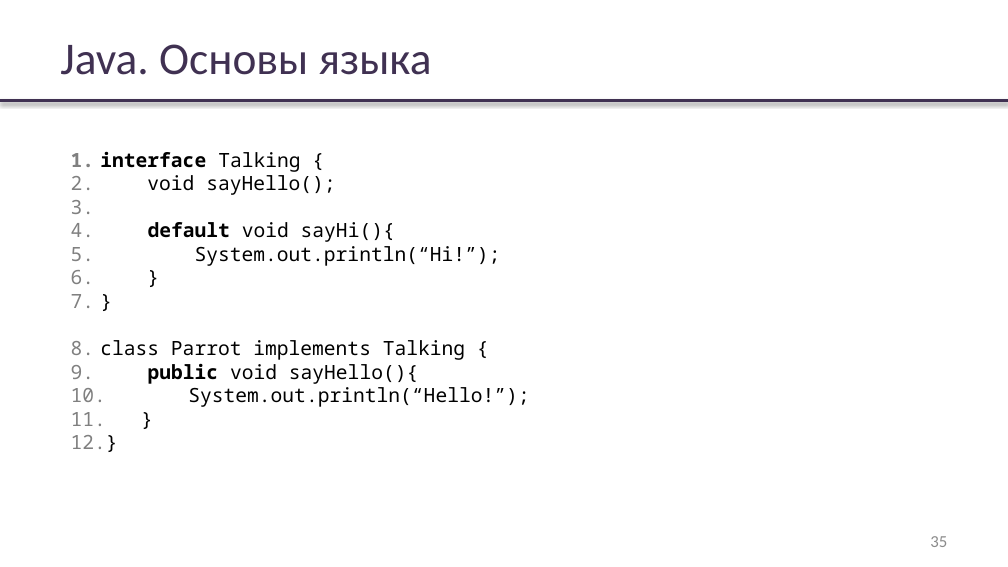
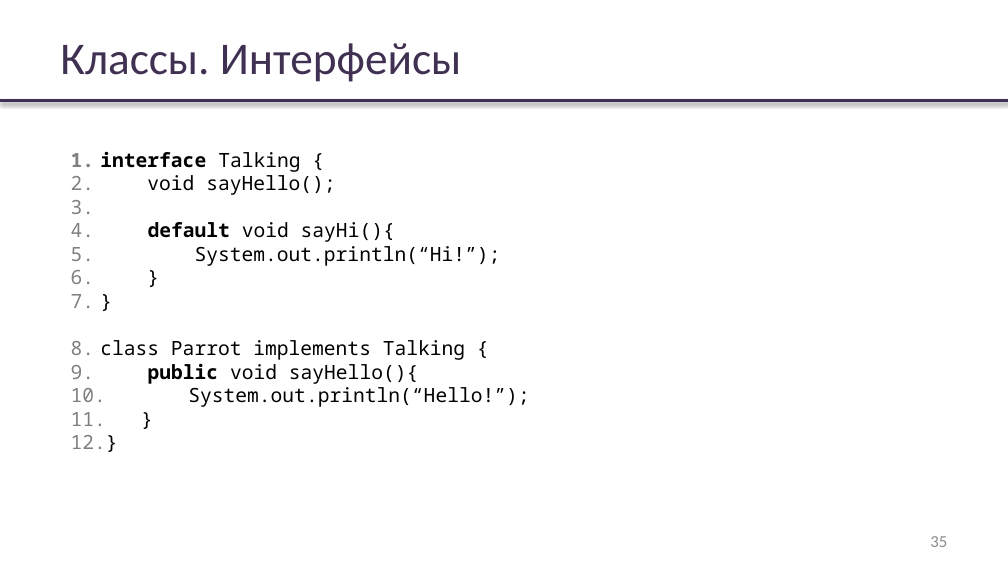
Before and after one commit to rybalkinsd/atom, a slide deck: slide 35 of lecture1/presentation/lecture01.pptx. Drawn at 1008x567 pixels with LibreOffice and Linux fonts; fonts in the diff are those of the drawing; background and template pictures are left out. Boxes give left, top, right and bottom in pixels: in the first picture for what was removed or moved away, otherwise in the second. Text is boxed around its words. In the diff, an @@ line names an element or a change of style, - is before the commit and + after.

```diff
--- a/lecture1/presentation/lecture01.pptx
+++ b/lecture1/presentation/lecture01.pptx
@@ title at bbox=[60, 43, 462, 82]: text changed @@
-Java. Основы языка
+Классы. Интерфейсы
```
Also in this commit, not shown: 1 other slide changed, 3 slides added, 1 other file.
